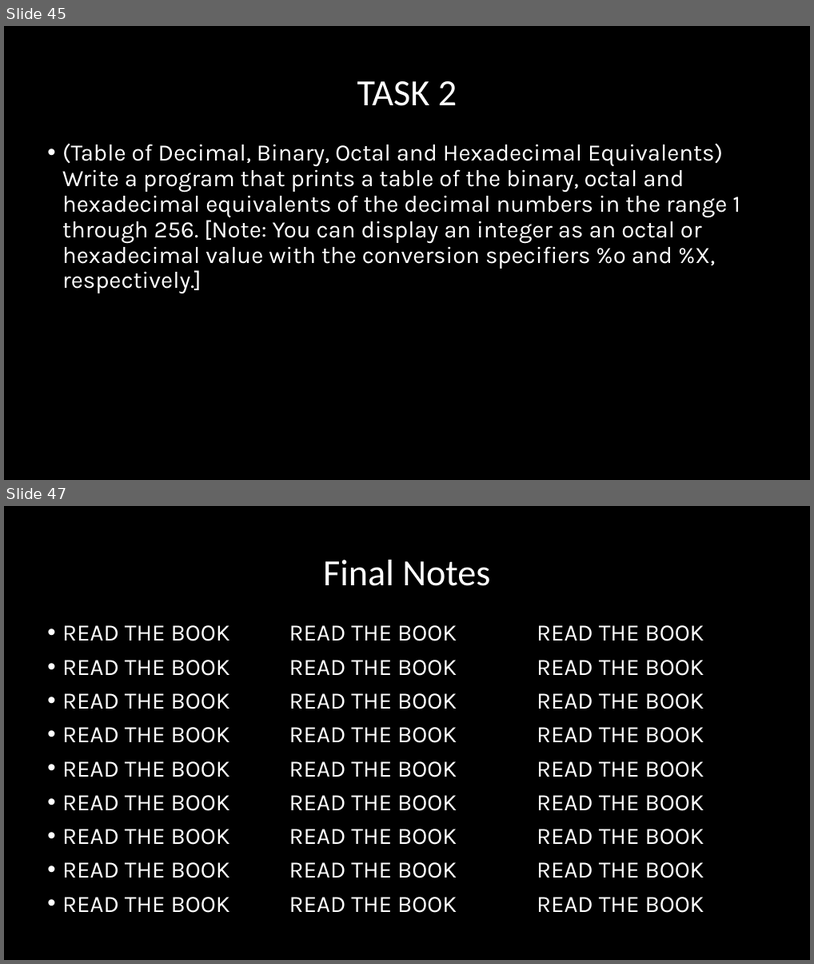
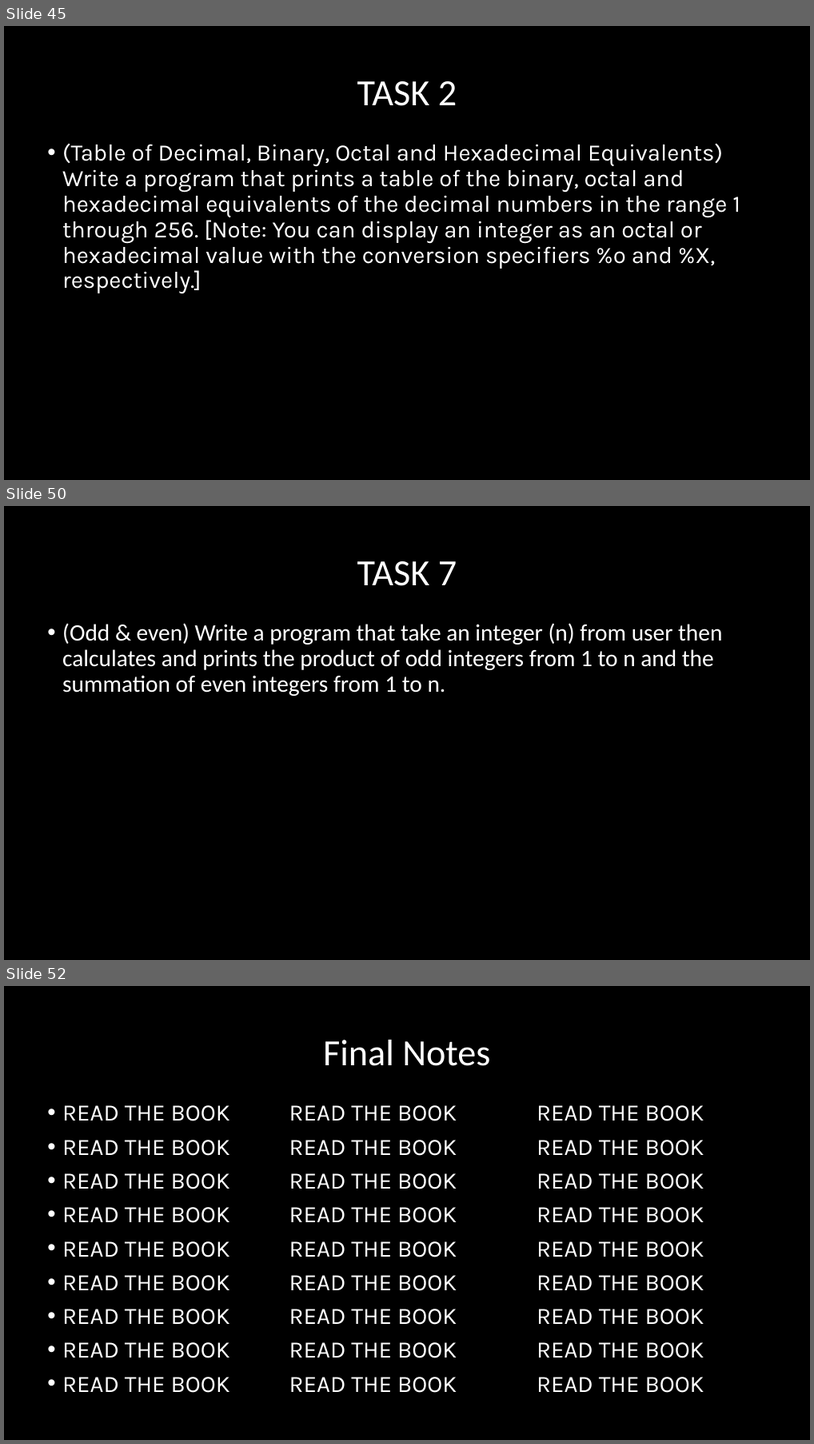
Before and after one commit to OmarAlmighty/FCI-Programming-Fundamentals, a slide deck: DAY 06.pptx. Shown one above the other, each under a label of ours: slides 45 and 47 before the commit, slides 45, 50 and 52 after it; the slides between them are not shown. The pictures are 814x964 and 814x1444 pixels, drawn with LibreOffice and Linux fonts; fonts in the diff are those of the drawing. Boxes give left, top, right and bottom in pixels: in the first picture for what was removed or moved away, otherwise in the second. Text is boxed around its words. In the diff, an @@ line names an element or a change of style, - is before the commit and + after.

```diff
--- a/DAY 06.pptx
+++ b/DAY 06.pptx
@@ slide 50 added at [4,506,810,960], background #000000 @@
@@ title added at [358,561,457,586], 44 pt, text #FFFFFF @@
+TASK 7
@@ text added at [62,623,722,696], 28 pt, text #FFFFFF @@
+• (Odd & even) Write a program that take an integer (n) from user then calculates and prints the product of odd integers from 1 to n and the summation of even integers from 1 to n.
@@ what was slide 47 is now slide 52 @@
```
Also in this commit, not shown: 5 slides changed, 6 other slides added, 2 slides removed.
